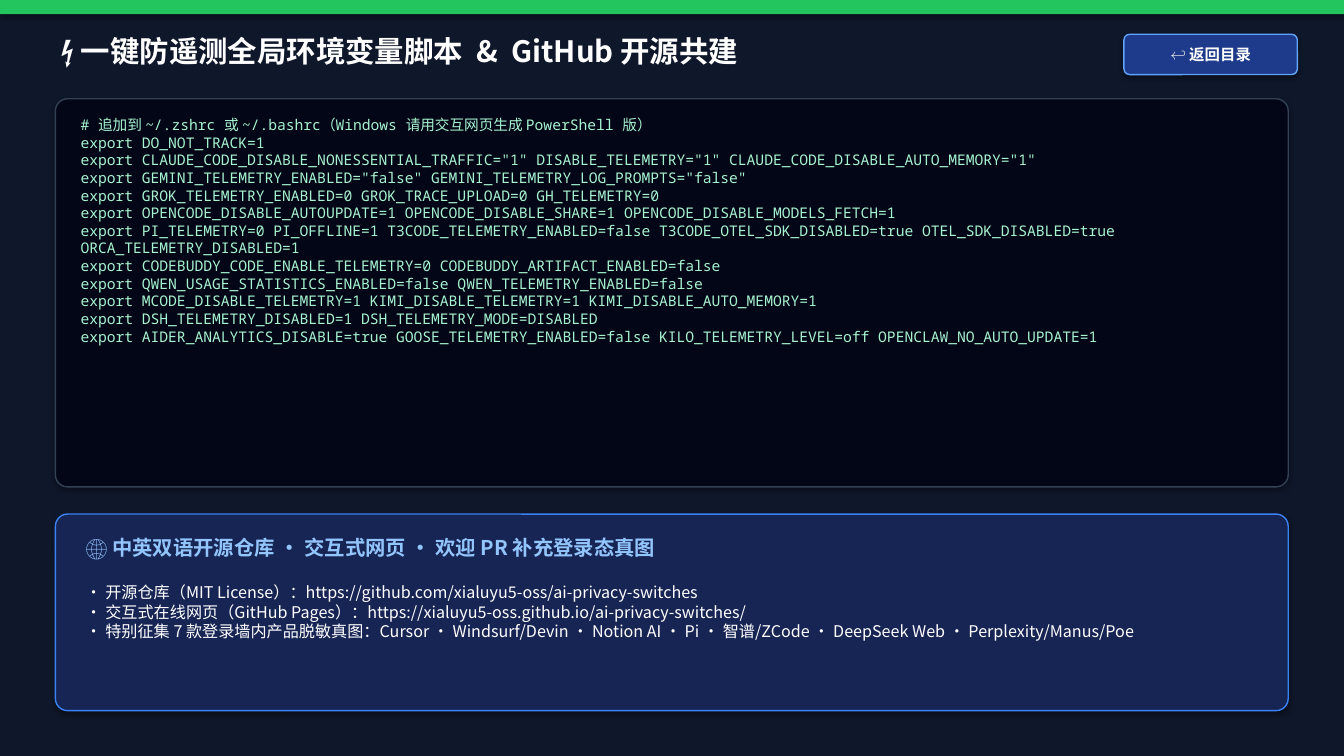
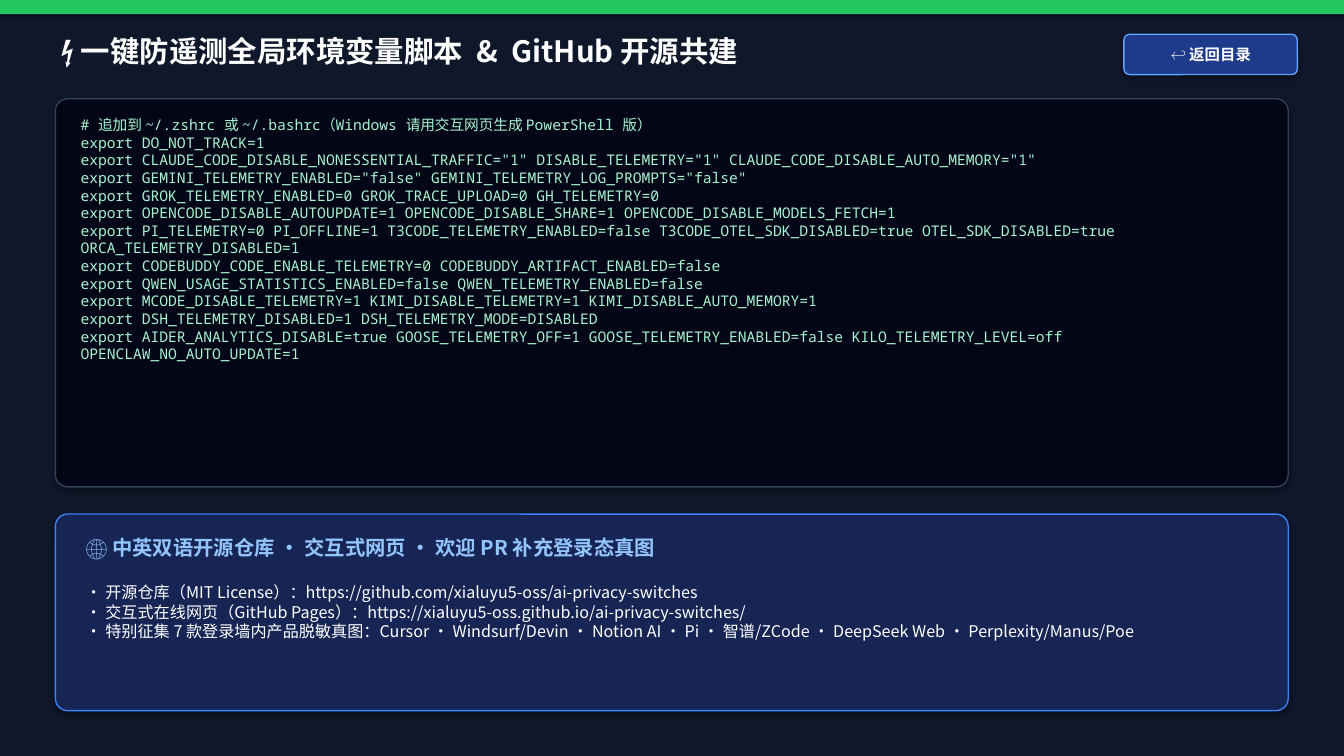
Before and after one commit to xialuyu5-oss/ai-privacy-switches, a slide deck: slide 35 of exports/AI_Agent_隐私记忆与防训练开关全手册_2026.pptx (slide 33 before the commit). Drawn at 1344x756 pixels with LibreOffice and Linux fonts; fonts in the diff are those of the drawing. Boxes give left, top, right and bottom in pixels: in the first picture for what was removed or moved away, otherwise in the second. Text is boxed around its words. In the diff, an @@ line names an element or a change of style, - is before the commit and + after.

```diff
--- a/exports/AI_Agent_隐私记忆与防训练开关全手册_2026.pptx
+++ b/exports/AI_Agent_隐私记忆与防训练开关全手册_2026.pptx
@@ text at [81, 330, 1062, 362]: text changed @@
-export AIDER_ANALYTICS_DISABLE=true GOOSE_TELEMETRY_ENABLED=false KILO_TELEMETRY_LEVEL=off OPENCLAW_NO_AUTO_UPDATE=1
+export AIDER_ANALYTICS_DISABLE=true GOOSE_TELEMETRY_OFF=1 GOOSE_TELEMETRY_ENABLED=false KILO_TELEMETRY_LEVEL=off OPENCLAW_NO_AUTO_UPDATE=1
```
Also in this commit, not shown: 32 other slides changed, 2 slides added, 6 other files.
